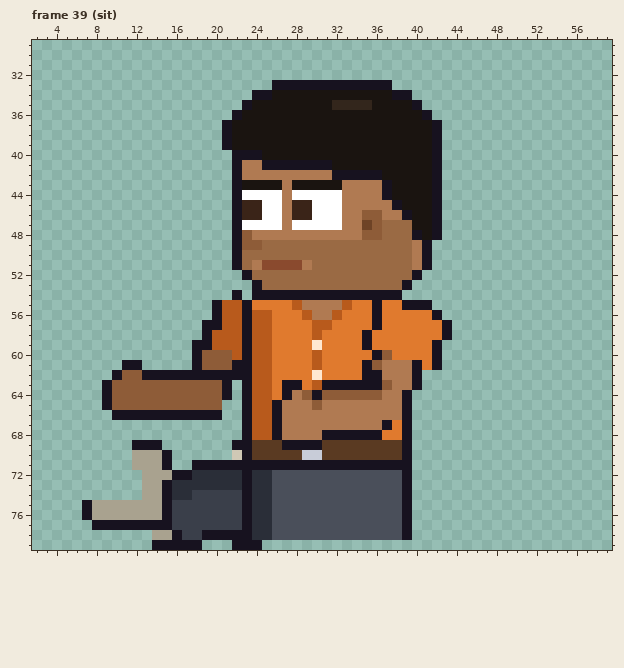
Two states of a pixel-art file, sprites/expo/expo_vendo_left_anim.aseprite. This is how it looked before the edit.
64x80 pixels, 85 frames. Colours within 5 levels of each other are drawn and written as one. Shown: frame 39 (sit): x 2..59, y 29..79. The commit also changed other frames, which this record leaves out.
The result:
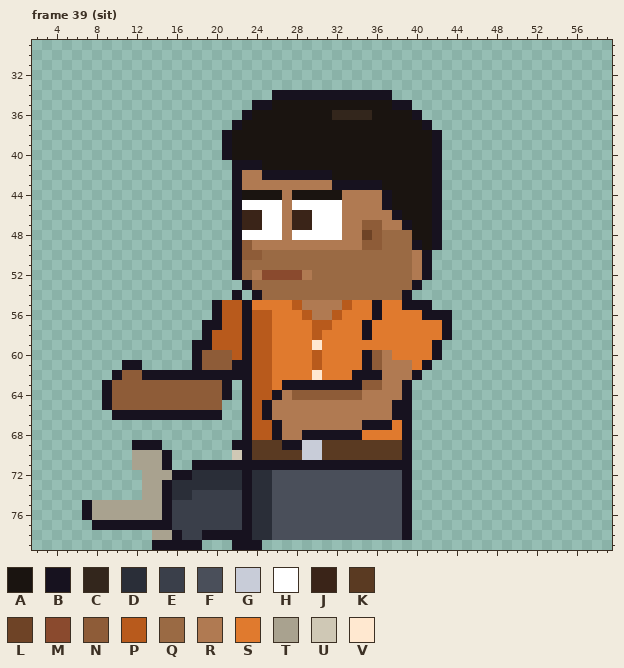
Palette (. is transparent): A #1a1410  B #17121f  C #33261c  D #2a2e38  E #3a3f4a  F #4a4f5a  G #c8ccd8  H #ffffff  J #3a2418  K #5a3a22  L #6e4326  M #8a4a2e  N #8e5c38  P #b85a1c  Q #9a6a44  R #b07a52  S #e07a2e  T #a9a28f  U #cfc8b5  V #ffe8d0
Changes in this commit:
Frame 39 (sit):
y 33: x 26..37 BBBBBBBBBBBB -> ............
y 34: x 24..39 BBAAAAAAAAAAAABB -> ..BBBBBBBBBBBB..
y 35: x 23..25 BAA -> .BB; x 32..35 CCCC -> AAAA; x 38..40 AAB -> BB.
y 36: x 22..23 BA -> .B; x 32..35 AAAA -> CCCC; x 40..41 AB -> B.
y 37: x 21..22 BA -> .B; x 41..42 AB -> B.
y 40: x 21..24 .BBB -> BAAA
y 41: x 23..31 RRBBBBBBB -> BBAAAAAAA
y 42: x 25..36 RRRRRRRBBBBB -> BBBBBBBAAAAA
y 43: x 23..26 AAAA -> RRRR; x 28..37 AAAAARRRRB -> RRRRBBBBBA
y 44: x 23..26 HHHH -> AAAA; x 28..32 HHHHH -> AAAAA
y 45: x 23..24 JJ -> HH; x 28..29 JJ -> HH; x 37..38 RB -> BA
y 46: x 35..36 NN -> RR; x 38..39 RB -> BA
y 47: x 23..24 HH -> JJ; x 28..29 HH -> JJ; x 35 L -> N; x 37..39 QQQ -> RRB
y 48: x 23..26 NRRR -> HHHH; x 28..32 RRRRR -> HHHHH; x 35 N -> L; x 40 B -> A
y 49: x 24..36 NQQQQQQQQQQQQ -> RRRRRRRRRRRNN; x 40..42 RB. -> BAB
y 50: x 23..24 QQ -> NN
y 51: x 24..29 RMMMMR -> QQQQQQ
y 52: x 22..29 .BQQQQQQ -> BQRMMMMR; x 40..41 B. -> RB
y 53: x 23..24 .B -> BQ; x 39..40 B. -> QB
y 54: x 25..39 BBBBBBBBBBBBBB. -> QQQQQQQQQQQQQQB
y 56: x 41 S -> B; x 43 . -> B
y 57: x 35..36 SB -> BS
y 59: x 35 B -> S
y 60: x 35..37 SBN -> BNR
y 61: x 40..42 BSB -> SB.
y 62: x 34 S -> B
y 63: x 29..30 SP -> BB; x 35..37 BBN -> NNR; x 39..40 RB -> B.
y 64: x 26..28 SBR -> BRN; x 30 B -> N; x 35..36 NN -> RR
y 65: x 25..26 PB -> BR; x 30 N -> R; x 38 R -> B
y 66: x 25..26 PB -> BR; x 38 R -> B
y 67: x 35..36 RR -> BB
y 68: x 29..30 RR -> BB; x 35..36 BB -> SS
y 69: x 29..30 BB -> GG
